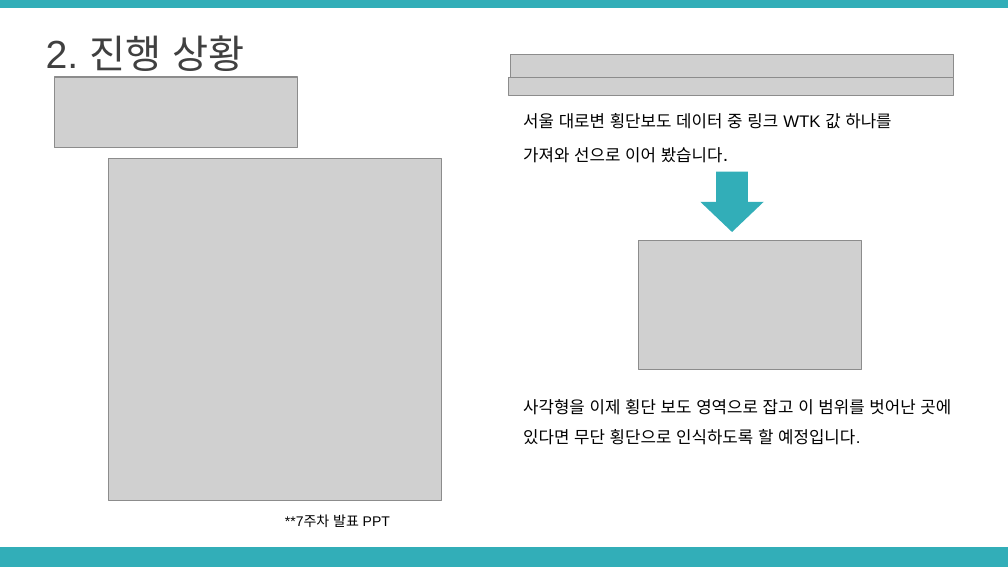
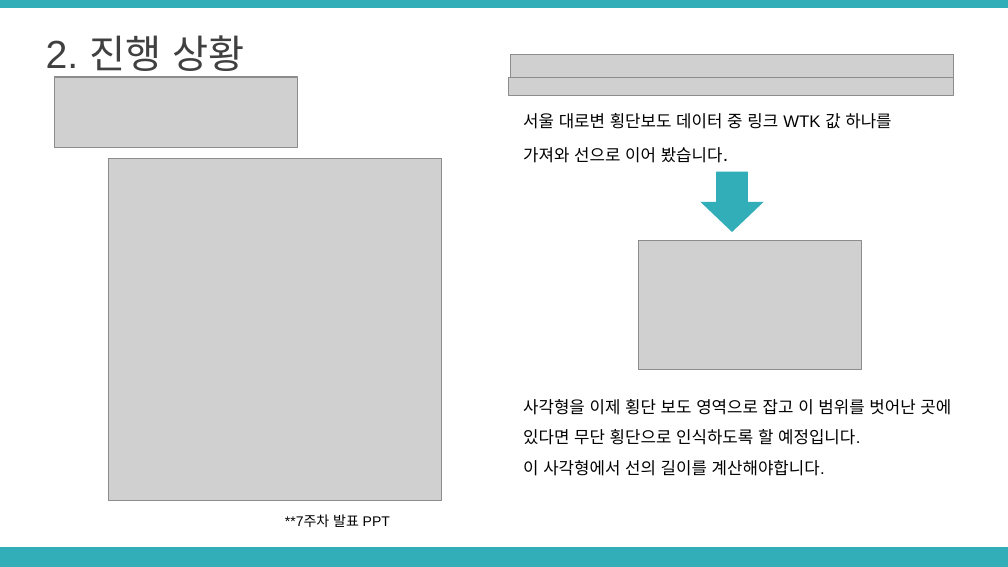
Before and after one commit to LimHyeji/Safety_Assistant, a slide deck: slide 8 of 8주차 중간발표 PPT(6조, 노란돌고래).pptx. Drawn at 1008x567 pixels with LibreOffice and Linux fonts; fonts in the diff are those of the drawing; grey boxes stand for pictures. Boxes give left, top, right and bottom in pixels: in the first picture for what was removed or moved away, otherwise in the second. Text is boxed around its words. In the diff, an @@ line names an element or a change of style, - is before the commit and + after.

```diff
--- a/8주차 중간발표 PPT(6조, 노란돌고래).pptx
+++ b/8주차 중간발표 PPT(6조, 노란돌고래).pptx
@@ text at [523, 460, 825, 476]: paragraph added @@
+이 사각형에서 선의 길이를 계산해야합니다.
```
Also in this commit, not shown: 3 slides added.
